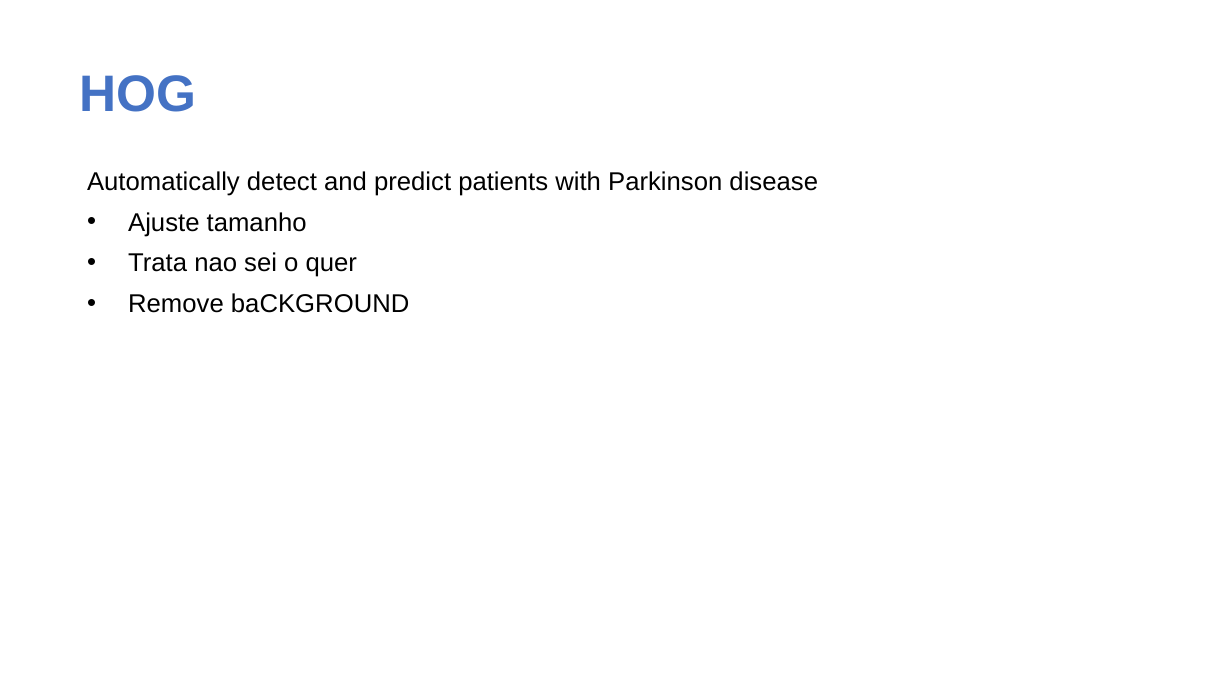
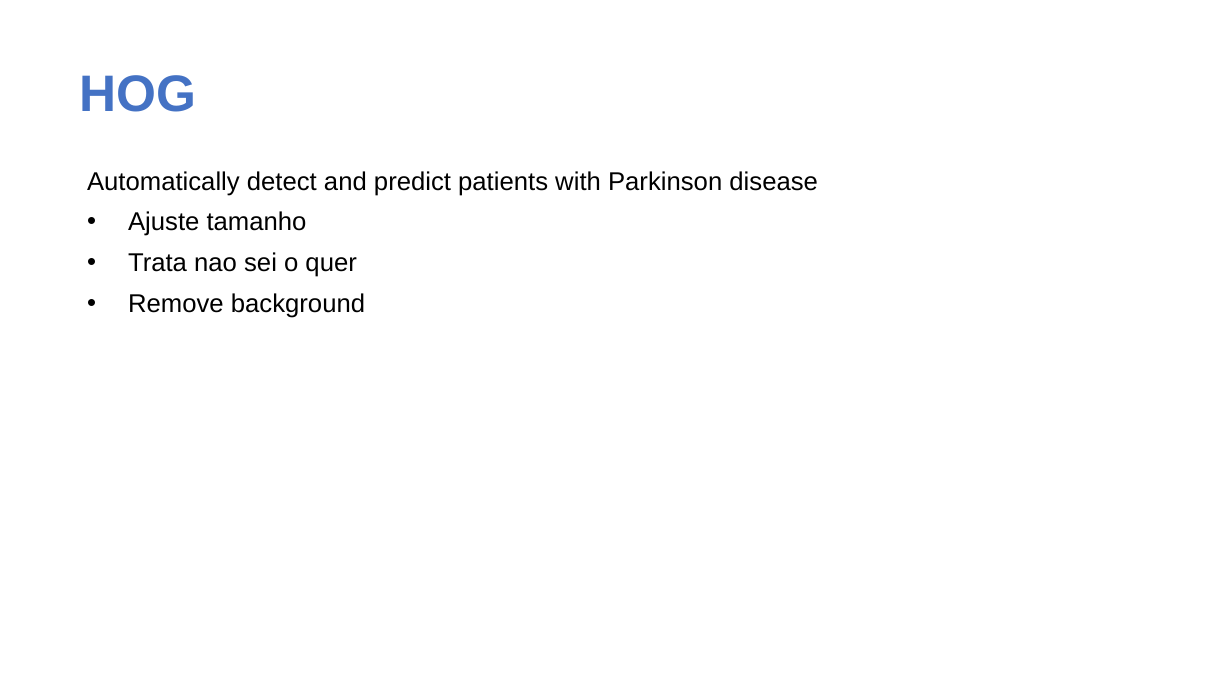
Before and after one commit to andrerclaudio/parkinson-prediction, a slide deck: slide 7 of Presentation.pptx (slide 6 before the commit). Drawn at 1232x693 pixels with LibreOffice and Linux fonts; fonts in the diff are those of the drawing; background and template pictures are left out. Boxes give left, top, right and bottom in pixels: in the first picture for what was removed or moved away, otherwise in the second. Text is boxed around its words. In the diff, an @@ line names an element or a change of style, - is before the commit and + after.

```diff
--- a/Presentation.pptx
+++ b/Presentation.pptx
@@ text at (x1=128, y1=293, x2=365, y2=318): text changed @@
-• Remove baCKGROUND
+• Remove background
```
Also in this commit, not shown: 3 other slides changed, 4 slides added, 3 slides removed.
